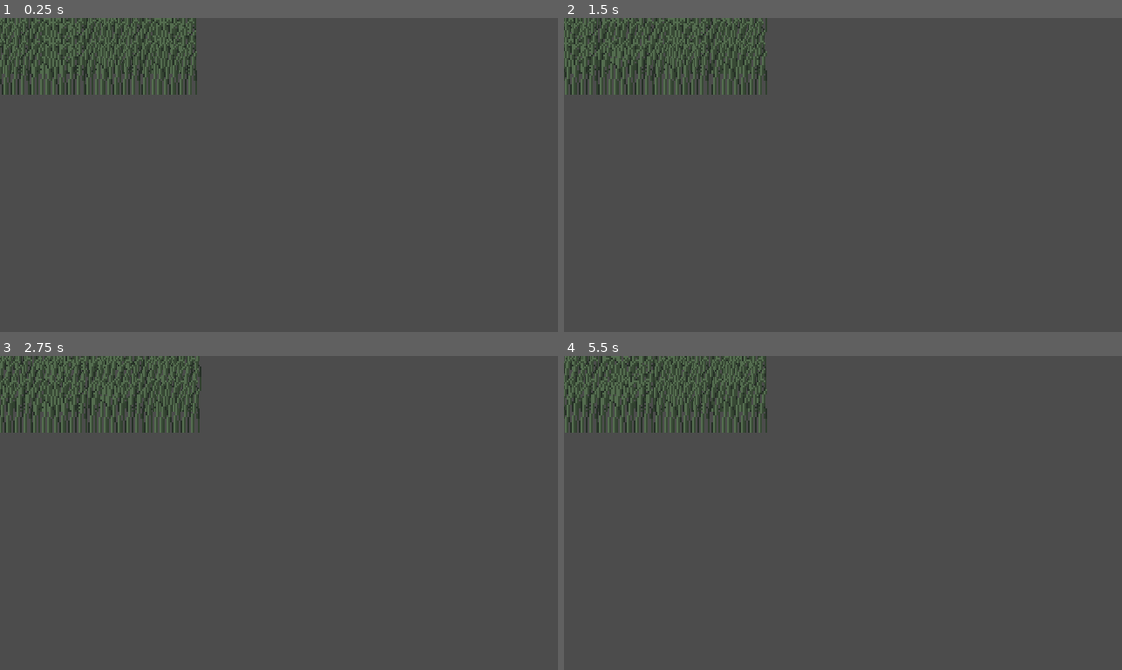
Above: before the commit, frames 1-4 (two rows, left to right).
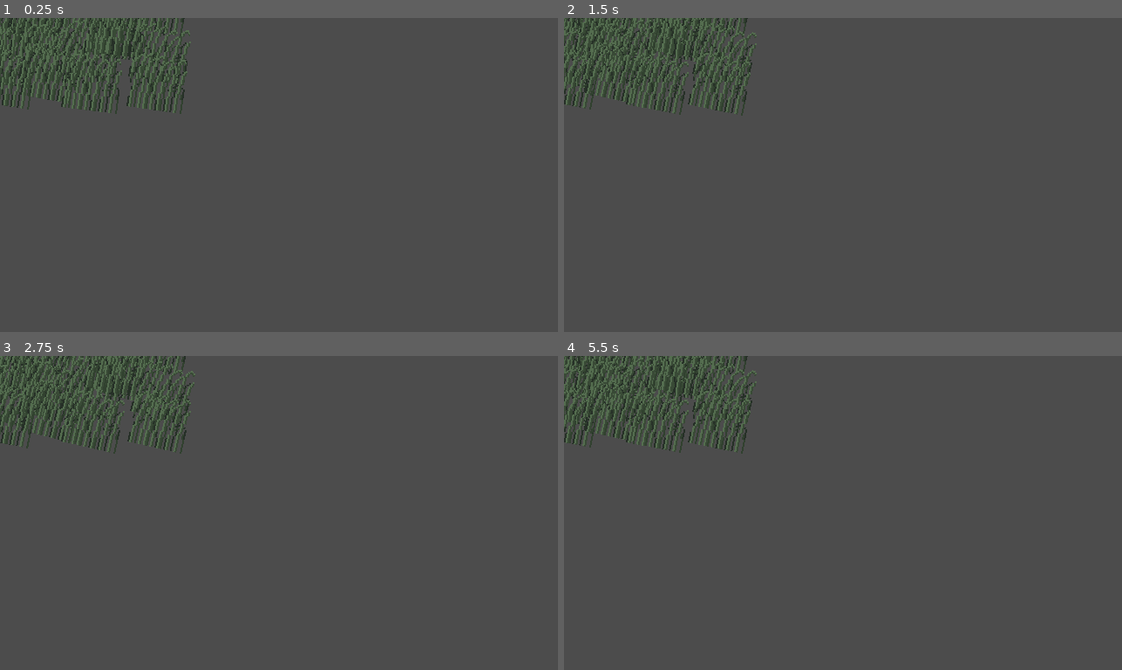
Above: after the commit, the same moments.

Repository: egol/2Dgame
Game: Godot game, scene res://World/GrassSpawner.tscn
Two runs of this game, one before a commit and one after it. Both use one fixed random seed, a clock stepped at 60 frames per second and the inputs below. This scene is started directly instead of the project's main scene.
Inputs (mouse positions are in pixels of both pictures, inside the frame that each line leads up to):
- Up to frame 1 (0.25 s): no input
- Up to frame 2 (1.5 s): move the mouse to (965, 159) at 0.52 s; hold Right (ui_right) 0.53-1.28 s; tap Space (roll) at 0.6 s; move the mouse to (731, 190) at 1.27 s; hold Down (ui_down) from 1.28 s (still down); click (731, 190) at 1.35 s
- Up to frame 3 (2.75 s): move the mouse to (334, 443) at 2.02 s; release Down (ui_down) at 2.03 s; hold Right (ui_right) from 2.03 s (still down); tap Space (roll) at 2.1 s
- Up to frame 4 (5.5 s): move the mouse to (815, 575) at 2.77 s; release Right (ui_right) at 2.78 s; hold Up (ui_up) 2.78-3.53 s; click (815, 575) at 2.85 s; move the mouse to (1010, 560) at 3.52 s; hold Left (ui_left) 3.53-5.03 s; tap Space (roll) at 3.6, 5.1 s; move the mouse to (675, 465) at 4.27 s; click (675, 465) at 4.35 s; move the mouse to (870, 513) at 5.02 s; hold Down (ui_down) from 5.03 s (still down)

The runs differ from the first frame. In frame 1, 5.6% of the frame differs, in the area x 0-36%, y 0-31%; in frame 2, 5.5%; in frame 3, 5.5%; in frame 4, 5.7%, in the area x 0-37%, y 0-32%.

Commit message:
more grass stuff

Diff:
--- a/World.tscn
+++ b/World.tscn
@@ -10,7 +10,7 @@
 [ext_resource path="res://World/mud.png" type="Texture" id=8]
 [ext_resource path="res://camera.gd" type="Script" id=9]
 [ext_resource path="res://World/Crate.tscn" type="PackedScene" id=10]
-[ext_resource path="res://World/GrassBackground.png" type="Texture" id=11]
+[ext_resource path="res://World/grass4.png" type="Texture" id=11]
 
 [sub_resource type="TileSet" id=1]
 0/name = "DirtTileset.png 0"
@@ -606,7 +606,7 @@
 [node name="GrassSpawner" type="Node2D" parent="YSort"]
 position = Vector2( 384, -8 )
 script = ExtResource( 3 )
-width = 10
+width = 20
 height = 20
 
 [node name="CanvasLayer" type="CanvasLayer" parent="."]
--- a/World/AnimatedGrass.gd
+++ b/World/AnimatedGrass.gd
@@ -17,32 +17,78 @@
 #	print(rng.get_seed())
 #	seed(r)
 
-	var a1 = animationPlayer.get_animation("WindRight").duplicate()
-	animationPlayer.remove_animation("WindRight")
-	a1.track_set_key_value(0, 1, Vector2(rng.randi_range(3, 5), yoffset))
-	a1.track_set_key_value(0, 2, Vector2(rng.randi_range(3, 5), yoffset))
-	a1.track_set_key_value(0, 3, Vector2(rng.randi_range(3, 5), yoffset))
+	var a1 = animationPlayer.get_animation("Wind").duplicate()
+
+	var t = rng.randf_range(1, 3)
+
+	a1.track_set_key_value(0, 0, Vector2(t, yoffset))
+	a1.track_set_key_value(0, 1, Vector2(rng.randf_range(4, 6), yoffset))
+	a1.track_set_key_value(0, 2, Vector2(t, yoffset))
+
+	t = rng.randf_range(5, 8)
+
+	a1.track_set_key_value(1, 0, t)
+	a1.track_set_key_value(1, 1, rng.randf_range(13, 20))
+	a1.track_set_key_value(1, 2, t)
+
+	a1.track_set_key_time(0, 1, rng.randf_range(0.3, 1.7))
+
 	animationPlayer.add_animation("WindRight", a1)
 
-	var a2 = animationPlayer.get_animation("WindLeft").duplicate()
-	animationPlayer.remove_animation("WindLeft")
-	a2.track_set_key_value(0, 1, Vector2(rng.randi_range(-3, -5), yoffset))
-	a2.track_set_key_value(0, 2, Vector2(rng.randi_range(-3, -5), yoffset))
-	a2.track_set_key_value(0, 3, Vector2(rng.randi_range(-3, -5), yoffset))
+
+	var a2 = animationPlayer.get_animation("Wind").duplicate()
+
+	t = rng.randf_range(-1, -3)
+
+	a2.track_set_key_value(0, 0, Vector2(t, yoffset))
+	a2.track_set_key_value(0, 1, Vector2(rng.randf_range(-4, -6), yoffset))
+	a2.track_set_key_value(0, 2, Vector2(t, yoffset))
+
+	t = rng.randf_range(-5, -8)
+
+	a2.track_set_key_value(1, 0, t)
+	a2.track_set_key_value(1, 1, rng.randf_range(-13, -20))
+	a2.track_set_key_value(1, 2, t)
+
+	a2.track_set_key_time(0, 1, rng.randf_range(0.3, 1.7))
+
 	animationPlayer.add_animation("WindLeft", a2)
 
-	var a3 = animationPlayer.get_animation("WindDown").duplicate()
-	animationPlayer.remove_animation("WindDown")
-	a3.track_set_key_value(0, 1, Vector2(0, rng.randi_range(3, 5)+yoffset))
-	a3.track_set_key_value(0, 2, Vector2(0, rng.randi_range(3, 5)+yoffset))
-	a3.track_set_key_value(0, 3, Vector2(0, rng.randi_range(3, 5)+yoffset))
+
+	var a3 = animationPlayer.get_animation("Wind").duplicate()
+
+	t = rng.randf_range(1, 3)
+
+	a3.track_set_key_value(0, 0, Vector2(0, t-yoffset))
+	a3.track_set_key_value(0, 1, Vector2(0, rng.randf_range(4, 6)-yoffset))
+	a3.track_set_key_value(0, 2, Vector2(0, t-yoffset))
+
+	t = Vector2(1, rng.randf_range(1, 1.1))
+
+	a3.track_set_key_value(1, 0, t)
+	a3.track_set_key_value(1, 1, Vector2(1, rng.randf_range(1, 1.4)))
+	a3.track_set_key_value(1, 2, t)
+
+	a3.track_set_key_time(0, 1, rng.randf_range(0.3, 1.7))
+
 	animationPlayer.add_animation("WindDown", a3)
 
-	var a4 = animationPlayer.get_animation("WindUp").duplicate()
-	animationPlayer.remove_animation("WindUp")
-	a4.track_set_key_value(0, 1, Vector2(0, rng.randi_range(-3, -5)+yoffset))
-	a4.track_set_key_value(0, 2, Vector2(0, rng.randi_range(-3, -5)+yoffset))
-	a4.track_set_key_value(0, 3, Vector2(0, rng.randi_range(-3, -5)+yoffset))
+	var a4 = animationPlayer.get_animation("Wind").duplicate()
+
+	t = rng.randf_range(-1, -3)
+
+	a4.track_set_key_value(0, 0, Vector2(0, t-yoffset))
+	a4.track_set_key_value(0, 1, Vector2(0, rng.randf_range(-4, -6)-yoffset))
+	a4.track_set_key_value(0, 2, Vector2(0, t-yoffset))
+
+	t = Vector2(1, rng.randf_range(1, 0.9))
+
+	a4.track_set_key_value(1, 0, t)
+	a4.track_set_key_value(1, 1, Vector2(1, rng.randf_range(1, 0.6)))
+	a4.track_set_key_value(1, 2, t)
+
+	a4.track_set_key_time(0, 1, rng.randf_range(0.3, 1.7))
+
 	animationPlayer.add_animation("WindUp", a4)
 
 
--- a/World/AnimatedGrass.tscn
+++ b/World/AnimatedGrass.tscn
@@ -7,9 +7,9 @@
 resource_name = "Idle"
 loop = true
 
-[sub_resource type="Animation" id=70]
-resource_name = "WindDown"
-length = 3.5
+[sub_resource type="Animation" id=74]
+resource_name = "Wind"
+length = 2.0
 loop = true
 tracks/0/type = "value"
 tracks/0/path = NodePath("Node2D:position")
@@ -18,61 +18,22 @@
 tracks/0/imported = false
 tracks/0/enabled = true
 tracks/0/keys = {
-"times": PoolRealArray( 0, 1, 1.7, 2.3, 3.5 ),
-"transitions": PoolRealArray( 1, 1, 1, 1, 1 ),
+"times": PoolRealArray( 0, 1, 2 ),
+"transitions": PoolRealArray( 1, 1, 1 ),
 "update": 0,
-"values": [ Vector2( 0, -8 ), Vector2( 5, -8 ), Vector2( 3, -8 ), Vector2( 5, -8 ), Vector2( 0, -8 ) ]
+"values": [ Vector2( -3, -8 ), Vector2( 5, -8 ), Vector2( -3, -8 ) ]
 }
-
-[sub_resource type="Animation" id=71]
-resource_name = "WindLeft"
-length = 3.5
-loop = true
-tracks/0/type = "value"
-tracks/0/path = NodePath("Node2D:position")
-tracks/0/interp = 1
-tracks/0/loop_wrap = true
-tracks/0/imported = false
-tracks/0/enabled = true
-tracks/0/keys = {
-"times": PoolRealArray( 0, 1, 1.7, 2.3, 3.5 ),
-"transitions": PoolRealArray( 1, 1, 1, 1, 1 ),
+tracks/1/type = "value"
+tracks/1/path = NodePath("Node2D:rotation_degrees")
+tracks/1/interp = 1
+tracks/1/loop_wrap = true
+tracks/1/imported = false
+tracks/1/enabled = true
+tracks/1/keys = {
+"times": PoolRealArray( 0, 1, 2 ),
+"transitions": PoolRealArray( 1, 1, 1 ),
 "update": 0,
-"values": [ Vector2( 0, -8 ), Vector2( 5, -8 ), Vector2( 3, -8 ), Vector2( 5, -8 ), Vector2( 0, -8 ) ]
-}
-
-[sub_resource type="Animation" id=55]
-resource_name = "WindRight"
-length = 3.5
-loop = true
-tracks/0/type = "value"
-tracks/0/path = NodePath("Node2D:position")
-tracks/0/interp = 1
-tracks/0/loop_wrap = true
-tracks/0/imported = false
-tracks/0/enabled = true
-tracks/0/keys = {
-"times": PoolRealArray( 0, 1, 1.7, 2.3, 3.5 ),
-"transitions": PoolRealArray( 1, 1, 1, 1, 1 ),
-"update": 0,
-"values": [ Vector2( 0, -8 ), Vector2( 5, -8 ), Vector2( 3, -8 ), Vector2( 5, -8 ), Vector2( 0, -8 ) ]
-}
-
-[sub_resource type="Animation" id=72]
-resource_name = "WindUp"
-length = 3.5
-loop = true
-tracks/0/type = "value"
-tracks/0/path = NodePath("Node2D:position")
-tracks/0/interp = 1
-tracks/0/loop_wrap = true
-tracks/0/imported = false
-tracks/0/enabled = true
-tracks/0/keys = {
-"times": PoolRealArray( 0, 1, 1.7, 2.3, 3.5 ),
-"transitions": PoolRealArray( 1, 1, 1, 1, 1 ),
-"update": 0,
-"values": [ Vector2( 0, -8 ), Vector2( 5, -8 ), Vector2( 3, -8 ), Vector2( 5, -8 ), Vector2( 0, -8 ) ]
+"values": [ -9.0, -20.0, -12.0 ]
 }
 
 [sub_resource type="AnimationNodeAnimation" id=57]
@@ -96,7 +57,6 @@
 blend_point_2/pos = Vector2( 1, 0 )
 blend_point_3/node = SubResource( 60 )
 blend_point_3/pos = Vector2( 0, -0.9 )
-blend_mode = 1
 
 [sub_resource type="AnimationNodeAnimation" id=62]
 animation = "WindLeft"
@@ -119,7 +79,6 @@
 blend_point_2/pos = Vector2( 1, 0 )
 blend_point_3/node = SubResource( 65 )
 blend_point_3/pos = Vector2( 0, -1 )
-blend_mode = 1
 
 [sub_resource type="AnimationNodeStateMachineTransition" id=67]
 
@@ -140,15 +99,13 @@
 script = ExtResource( 1 )
 
 [node name="Node2D" type="Sprite" parent="."]
-position = Vector2( 0, -8 )
+position = Vector2( 0, -10 )
+rotation = -0.341716
 texture = ExtResource( 2 )
 
 [node name="AnimationPlayer" type="AnimationPlayer" parent="."]
 anims/Idle = SubResource( 52 )
-anims/WindDown = SubResource( 70 )
-anims/WindLeft = SubResource( 71 )
-anims/WindRight = SubResource( 55 )
-anims/WindUp = SubResource( 72 )
+anims/Wind = SubResource( 74 )
 
 [node name="AnimationTree" type="AnimationTree" parent="."]
 tree_root = SubResource( 69 )
--- a/World/GrassSpawner.gd
+++ b/World/GrassSpawner.gd
@@ -6,16 +6,19 @@
 var Grass = preload("res://World/AnimatedGrass.tscn")
 
 var once = true
+var rng = RandomNumberGenerator.new()
 
 func _process(delta):
 	if once:
 		once = false
 		for x in range(width):
 			for y in range(height):
+				rng.randomize()
+
 				var grass = Grass.instance()
 
 				get_parent().add_child(grass)
 
-				var offsetVec = Vector2(global_position.x + (32*x), global_position.y + (12*y))
+				var offsetVec = Vector2(global_position.x + (x*rng.randi_range(20, 32)), global_position.y + (rng.randi_range(13, 16)*y))
 
 				grass.global_position = offsetVec
Not shown: 1 places in World/AnimatedGrass.tscn that only renumber resources
Binary file added: World/New Piskel-4.png
Not shown, added: World/New Piskel-4.png.import
